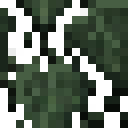
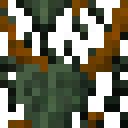
Layers edited between the first and the second 128 x 128 image:
hid "Feuille 2 A" over (0, 8, 24, 72)
hid "Feuille 2 B" over (56, 0, 128, 88)
added layer "Calque Copié #2" above "Calque Copié" over (0, 0, 128, 128)
